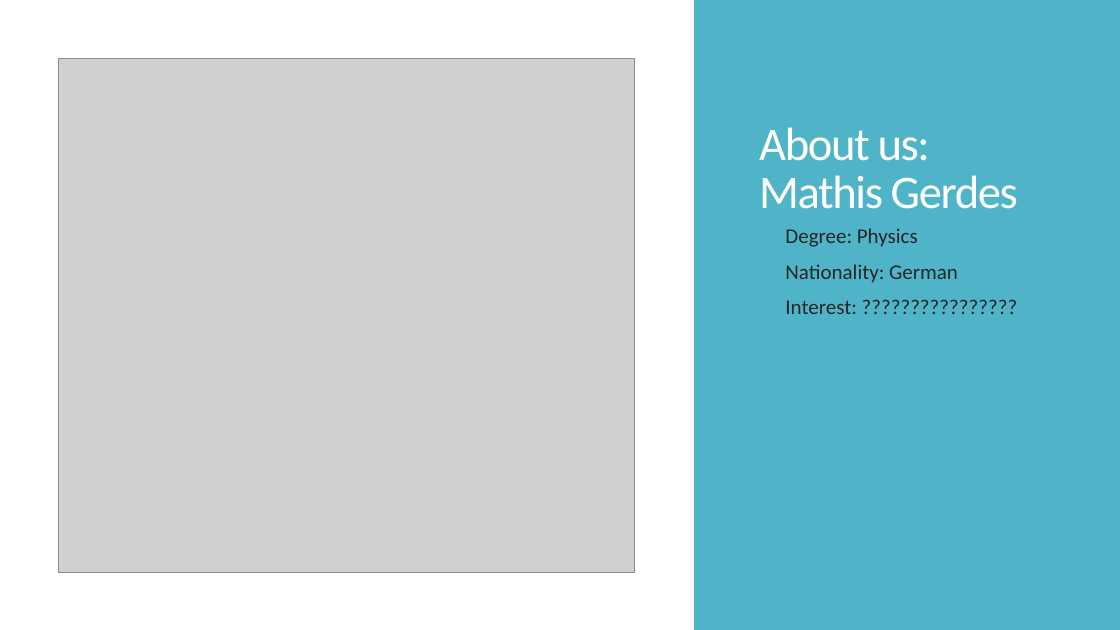
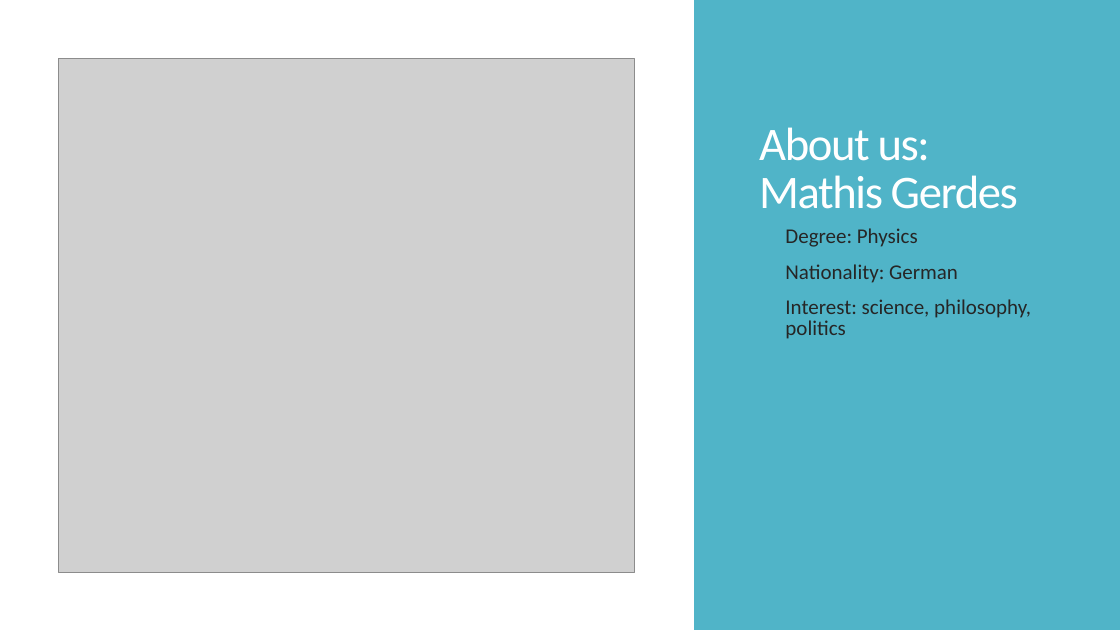
Before and after one commit to MEET-microbit-project/microbit-macau, a slide deck: slide 2 of Session 1 - Programing with Python/Introduction Slides.pptx. Drawn at 1120x630 pixels with LibreOffice and Linux fonts; fonts in the diff are those of the drawing; grey boxes stand for pictures. Boxes give left, top, right and bottom in pixels: in the first picture for what was removed or moved away, otherwise in the second. Text is boxed around its words. In the diff, an @@ line names an element or a change of style, - is before the commit and + after.

Commit message:
added intrest in introduction slides

```diff
--- a/Session 1 - Programing with Python/Introduction Slides.pptx
+++ b/Session 1 - Programing with Python/Introduction Slides.pptx
@@ text at (x1=785, y1=299, x2=1031, y2=339): text changed @@
-  Interest: ????????????????
+  Interest: science, philosophy, politics
```
Also in this commit, not shown: 1 other file.
